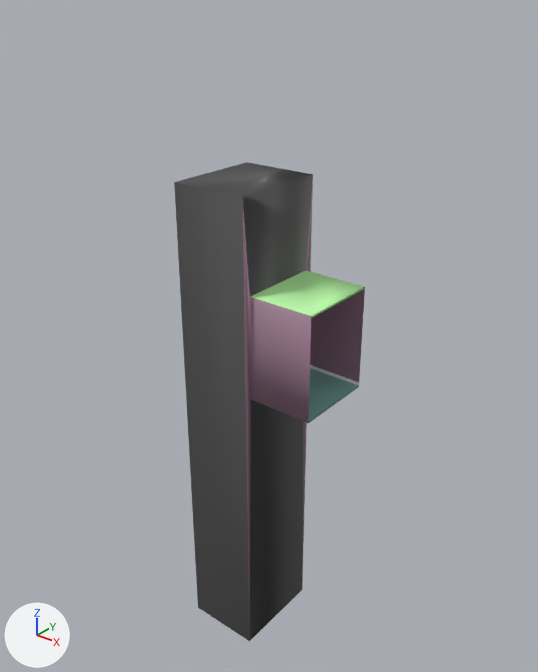
An edit to the FBX model Decals and environment Test/Assets/Art/Assets/General/For Hallway/Lvl_0_Corridor_endpiece_elevator_w_light.fbx, drawn before and after from the same camera.
Camera for both pictures: a 50 mm camera at (10.64, -14.95, 10.61) aimed at (-1.58, 0.33, 1.14). Arrows for +X, +Y and +Z are at lower left; the lights stay in place. Where no turn or scale is listed for an object, it has been applied to the vertices.

Names of what the first picture shows: 'Corridor_floor', 'Corridor_wall'.
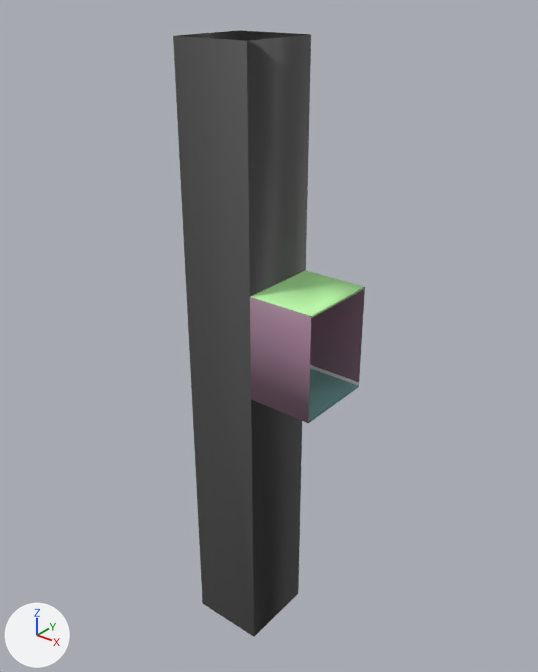
Changed parts and their boxes (x1, y1, x2, y2) in the pictures (538 x 672 px):
'Corridor_wall', reshaped (27% taller)
    before: (174, 162, 365, 641)
    after: (173, 30, 365, 637)
part 1 of me_mesh, cut back
    before: (174, 162, 313, 641)
    after: (173, 30, 311, 637)

The change, as a list of edits to the scene's bpy script:
```text
Change me_mesh:
    where me_mesh.from_pydata(...)  # 384 vertices, 320 faces; spans x -2.15..2.15, y -1.47..1.47, z -10.68..4.24
    used by ob_corridor_wall; location = (-1.15, 0.0, 1.5)
    verts and faces of me_mesh; kept vertices keep their numbers, new ones are numbered from 384
    before: 4 (0.18, -1.47, 4.24) at pixel (242, 197), 5 (0.18, -1.47, -10.68) at pixel (249, 641), 6 (-2.15, -1.47, 4.24) at pixel (174, 182), 7 (-2.15, -1.47, -10.68) at pixel (197, 607), 12 (0.18, 1.47, 4.24) at pixel (313, 174)
    before: 13 (0.18, 1.47, -10.68) at pixel (302, 589), 14 (-2.15, 1.47, 4.24) at pixel (247, 162), 15 (-2.15, 1.47, -10.68), 346 (0.16, -0.86, 3.77) at pixel (257, 210), 348 (-1.91, -0.86, 3.77)
    before: 352 (0.16, 0.86, 3.77) at pixel (298, 196), 354 (-1.91, 0.86, 3.77)
    me_mesh part 1
    add delete_faces([(4, 12, 14, 6), (346, 348, 354, 352)])
    add for i in [346, 348, 352, 354]: verts[i] += (0.0, 0.0, 3.53)
    add verts[4] = (0.18, -1.23, 7.77)  # moved, pixel (246, 40)
    add verts[6] = (-2.15, -1.23, 7.77)  # moved, pixel (173, 36)
    add verts[5] = (0.18, -1.23, -10.68)  # moved, pixel (254, 636)
    add verts[7] = (-2.15, -1.23, -10.68)  # moved, pixel (202, 603)
    add verts[12] = (0.18, 1.23, 7.77)  # moved, pixel (311, 34)
    add verts[14] = (-2.15, 1.23, 7.77)  # moved, pixel (239, 30)
    add verts[13] = (0.18, 1.23, -10.68)  # moved, pixel (298, 593)
    add verts[15] = (-2.15, 1.23, -10.68)  # moved
```
